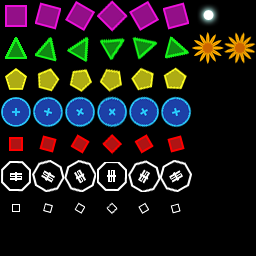
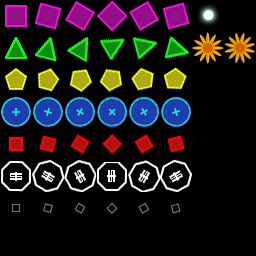
Before/after of a w=256, h=256 layered artwork. What changed in the layer stack:
"Debris": opacity 100% → 50% over [12, 202, 181, 215]
